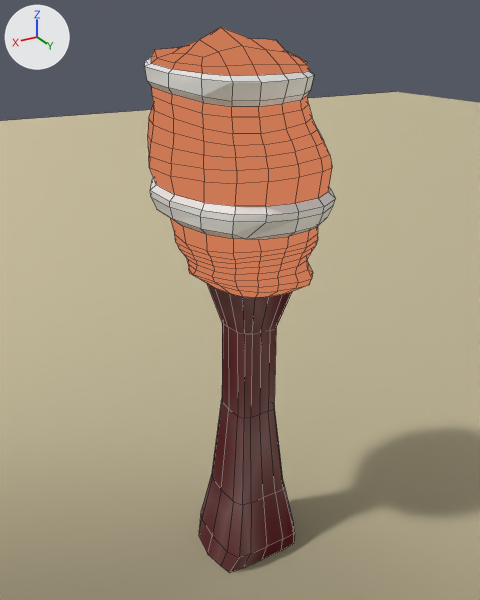
A saved change to the Blender file Assets/3D/WIP/Torch.blend.
Both versions are drawn from a 50 mm lens placed at (1.9, 3.07, 2.41), pointed at (0.0, -0.1, 0.82). Arrows for +X, +Y and +Z are at upper left; the lights stay in place. Mesh edges are drawn as thin lines.

The older version as bpy lines, for what is in view:
```python
mat_emisssion = emission_material('Emisssion')
mat_emisssion.base_color = (1.0, 0.312, 0.152)  # orange #ff986d
mat_emisssion.strength = 0.6
me_cube = bpy.data.meshes.new('Cube')
me_cube.from_pydata(...)  # 506 vertices, 504 faces; spans x -0.43..0.51, y -0.58..0.48, z -0.99..2.35
# faces by material slot: [92, 300, 112]
me_cube.materials.append(mat_wood_mat)
me_cube.materials.append(mat_emisssion)  # orange #ff986d
me_cube.materials.append(mat_cloth)  # white #e7e7e7
me_plane = bpy.data.meshes.new('Plane')
me_plane.from_pydata([(-1.0, -1.0, 0.0), (1.0, -1.0, 0.0), (-1.0, 1.0, 0.0), (1.0, 1.0, 0.0)], [], [(0, 1, 3, 2)])
me_plane.materials.append(mat_material)
ob_cube = bpy.data.objects.new('Cube', me_cube)
ob_cube.location = (0.0, 0.0, 0.0)
ob_plane = bpy.data.objects.new('Plane', me_plane)
ob_plane.location = (0.0, 0.0, -0.939)
ob_plane.scale = (21.1, 21.1, 21.1)
```
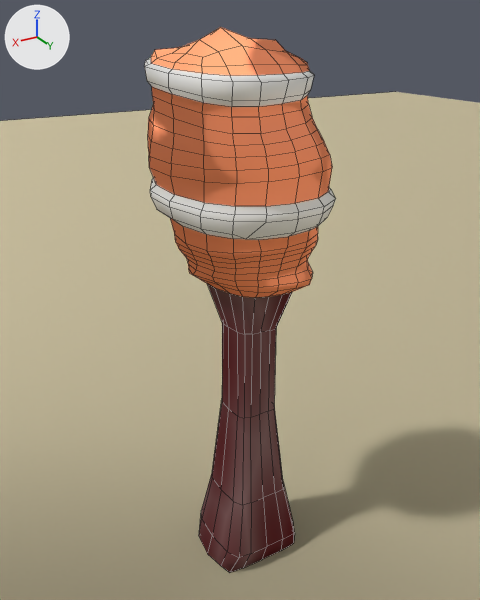
Pixel boxes [x1, y1, x2, y2] of what changed, in the pictures (480 x 600 px):
'Cube', recoloured, shading changed: [144, 27, 332, 573] in both
part 1 of me_cube, shading changed: [144, 27, 335, 573] in both

What changed in the scene script:
```text
Change mat_emisssion:
    where n0 = _N.new('ShaderNodeOutputMaterial'); n0.name = 'Material Output'
    remove n1 = _N.new('ShaderNodeEmission'); n1.name = 'Emission'
    remove n1.inputs[0].default_value = (1.0, 0.312, 0.152, 1.0)  # 'Color', orange #ff986d
    remove n1.inputs[1].default_value = 0.6  # 'Strength'
    remove _L.new(n1.outputs[0], n0.inputs[0])  # 'Emission' to 'Surface'
    add n2 = _N.new('ShaderNodeBsdfToon'); n2.name = 'Toon BSDF'
    add n2.inputs[0].default_value = (1.0, 0.312, 0.152, 1.0)  # 'Color', orange #ff986d
    add _L.new(n2.outputs[0], n0.inputs[0])  # 'BSDF' to 'Surface'
Change me_cube:
    where me_cube.from_pydata(...)  # 506 vertices, 504 faces; spans x -0.43..0.51, y -0.58..0.48, z -0.99..2.35
    used by ob_cube; location = (0.0, 0.0, 0.0)
    me_cube part 1: all faces are now shaded smooth (504 of 504 changed)
```
